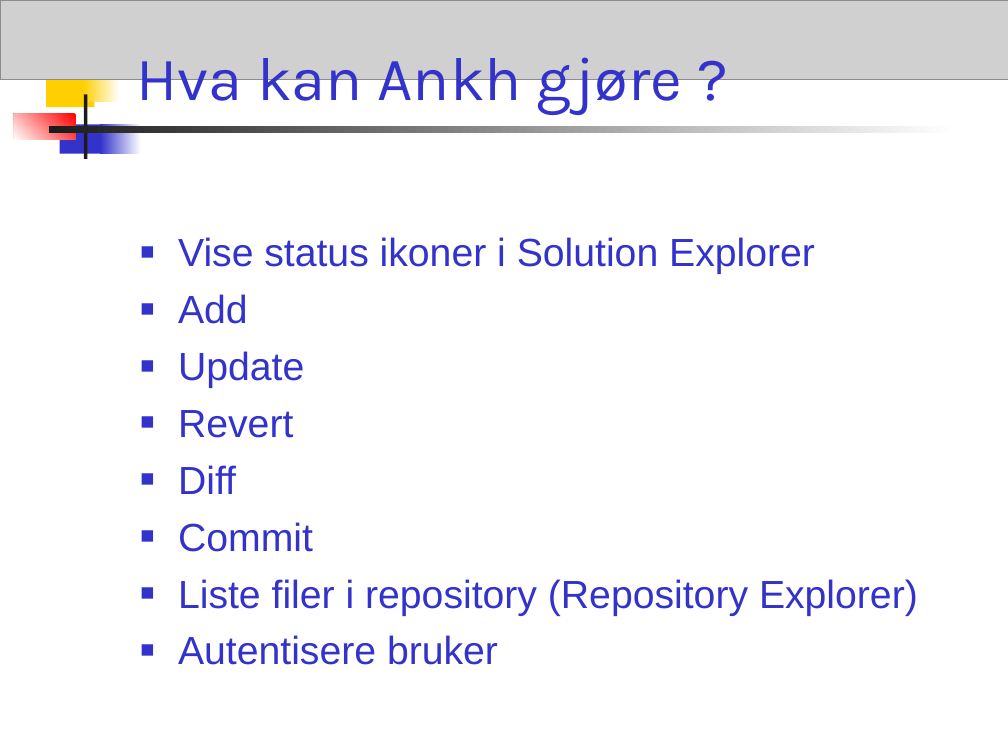
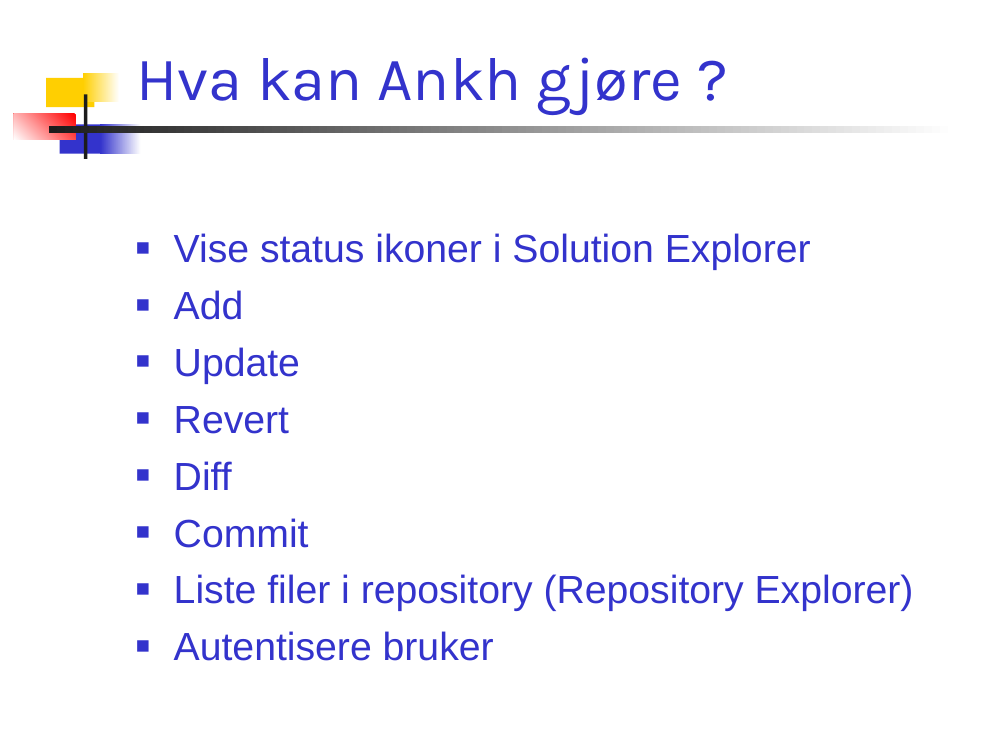
Before and after one commit to chucker/AnkhSVN, a slide deck: slide 12 of doc/powerpoint/Subversion_addin_for_VS.NET.ppt (slide 11 before the commit). Drawn at 1008x756 pixels with LibreOffice and Linux fonts; fonts in the diff are those of the drawing; grey boxes stand for pictures. Boxes give left, top, right and bottom in pixels: in the first picture for what was removed or moved away, otherwise in the second. Text is boxed around its words. In the diff, an @@ line names an element or a change of style, - is before the commit and + after.

```diff
--- a/doc/powerpoint/Subversion_addin_for_VS.NET.ppt
+++ b/doc/powerpoint/Subversion_addin_for_VS.NET.ppt
@@ picture removed at [0,0,1008,80] @@
@@ text "Vise status ikoner i Solution ...": place and size @@
-text "Vise status ikoner i Solution ..." at [178,237,918,665]
+text "Vise status ikoner i Solution ..." at [174,233,914,661]
```
Also in this commit, not shown: 17 other slides changed, 1 slide added.
